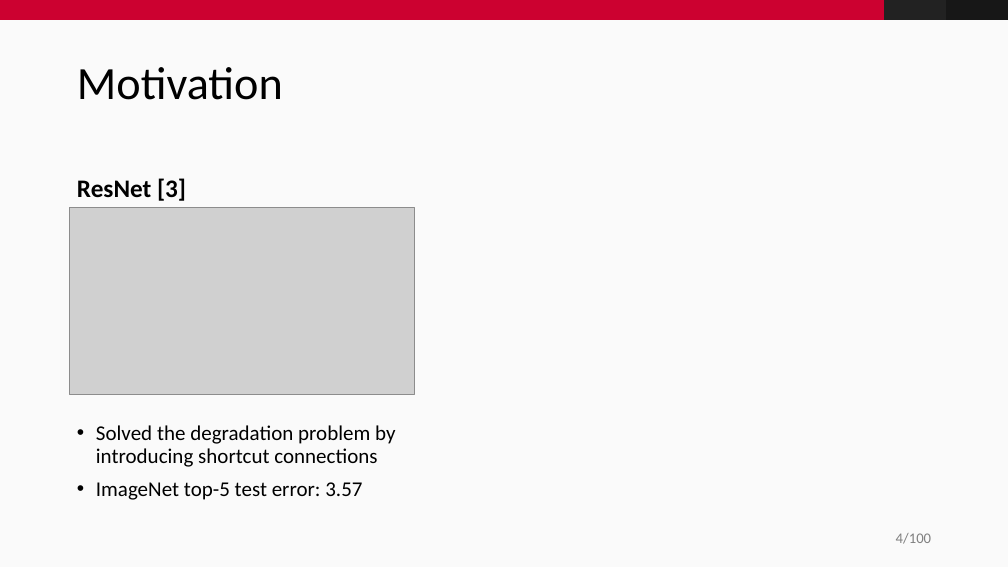
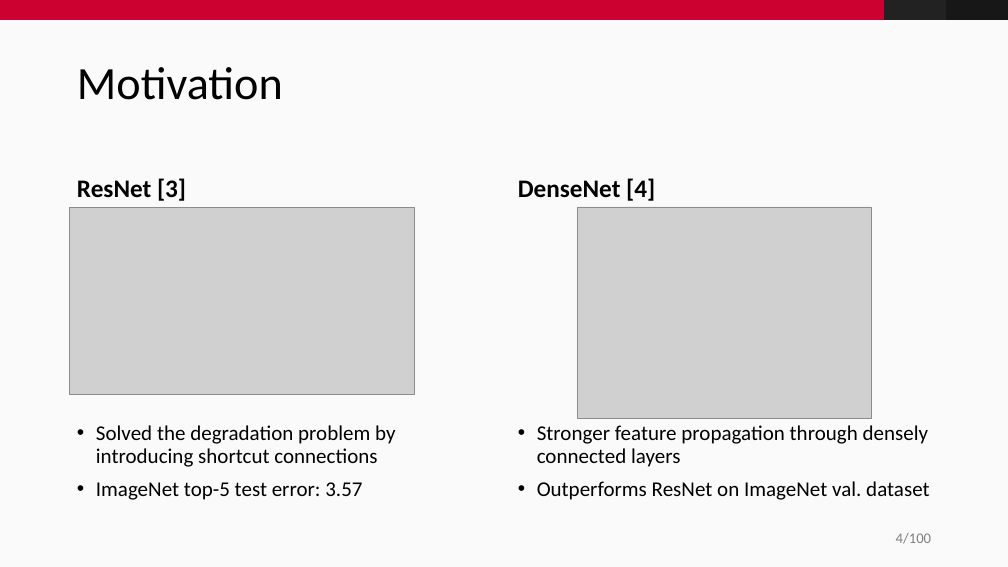
Before and after one commit to fidsusj/CVDL-Seminar, a slide deck: slide 4 of presentation/presentation.pptx. Drawn at 1008x567 pixels with LibreOffice and Linux fonts; fonts in the diff are those of the drawing; grey boxes stand for pictures; background and template pictures are left out. Boxes give left, top, right and bottom in pixels: in the first picture for what was removed or moved away, otherwise in the second. Text is boxed around its words. In the diff, an @@ line names an element or a change of style, - is before the commit and + after.

```diff
--- a/presentation/presentation.pptx
+++ b/presentation/presentation.pptx
@@ text added at box(518, 178, 655, 201), 24 pt, text #000000, bold @@
+DenseNet [4]
@@ picture added at box(578, 207, 872, 419) @@
@@ text added at box(537, 425, 929, 500), 20 pt, text #000000 @@
+• Stronger feature propagation through densely connected layers
+• Outperforms ResNet on ImageNet val. dataset
```
Also in this commit, not shown: 1 other slide changed, 2 slides added, 3 slides removed.
